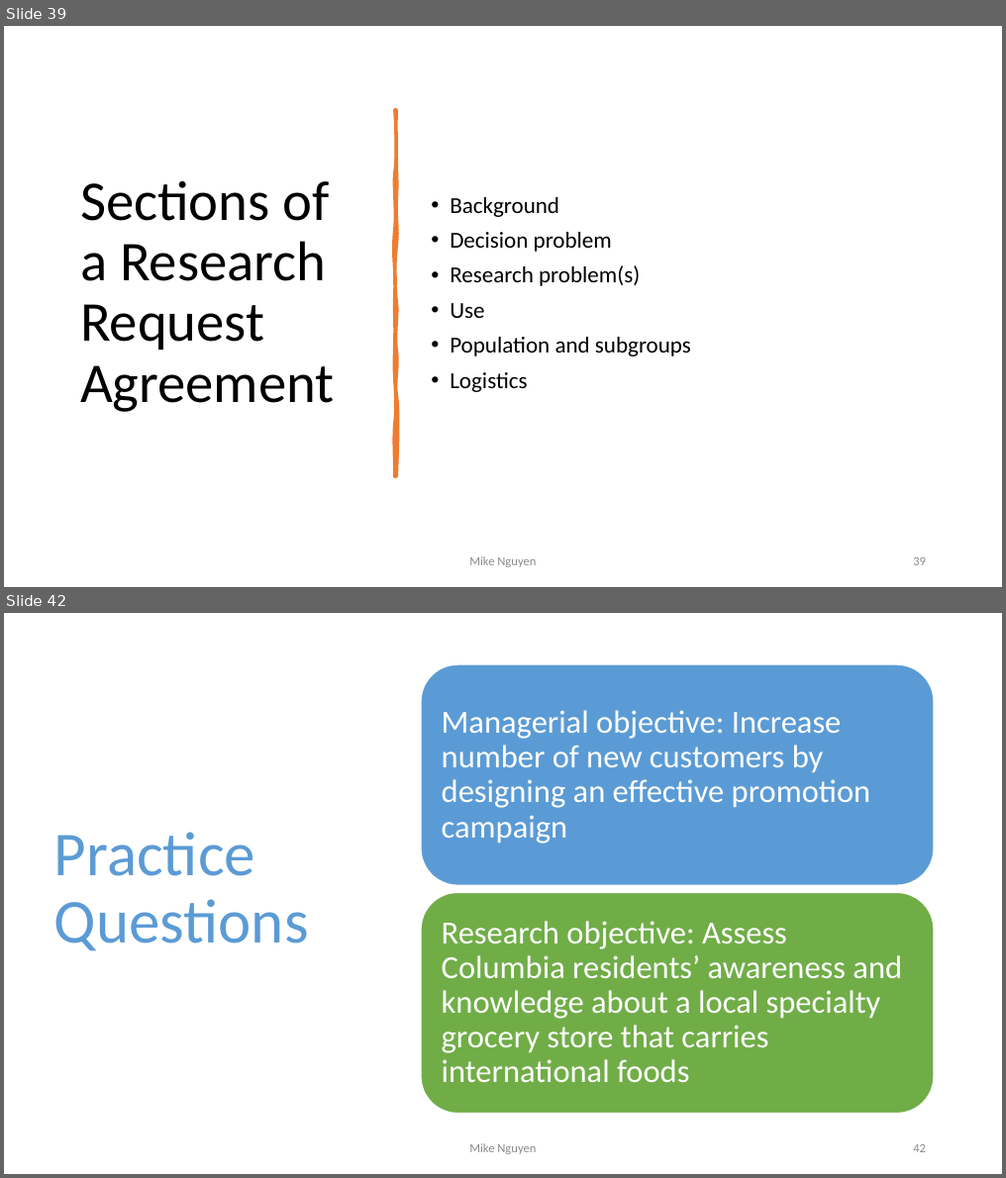
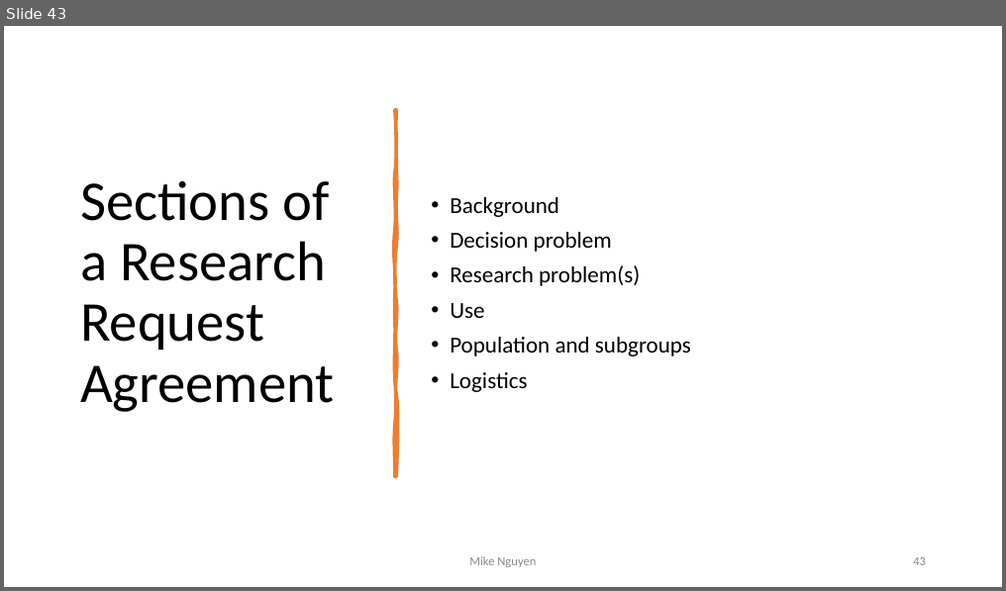
Before and after one commit to mikenguyen13/mar4050, a slide deck: lectures/1/2_Marketing Research Process.pptx. Shown one above the other, each under a label of ours: slides 39 and 42 before the commit, slide 43 after it; the slides between them are not shown. The pictures are 1006x1178 and 1006x591 pixels, drawn with LibreOffice and Linux fonts; fonts in the diff are those of the drawing. Boxes give left, top, right and bottom in pixels: in the first picture for what was removed or moved away, otherwise in the second. Text is boxed around its words. In the diff, an @@ line names an element or a change of style, - is before the commit and + after.

```diff
--- a/lectures/1/2_Marketing Research Process.pptx
+++ b/lectures/1/2_Marketing Research Process.pptx
@@ slide 42 removed at bbox=[4, 613, 1002, 1174], background #FFFFFF @@
@@ title removed at bbox=[54, 832, 309, 952] @@
-Practice Questions
@@ group removed at bbox=[421, 664, 934, 1114]: 2 rounded rectangles, 2 texts @@
-Managerial objective: Increase number of new customers by designing an effective promotion campaign
-Research objective: Assess Columbia residents’ awareness and knowledge about a local specialty grocery store that carries international foods
@@ text removed at bbox=[469, 1144, 536, 1155] @@
-Mike Nguyen
@@ page number removed at bbox=[913, 1145, 926, 1153] @@
-42
@@ what was slide 39 is now slide 43 @@
@@ page number at bbox=[913, 558, 926, 566]: text changed @@
-39
+43
```
Also in this commit, not shown: 11 slides changed, 3 slides added, 1 other slide removed, 3 other files.
